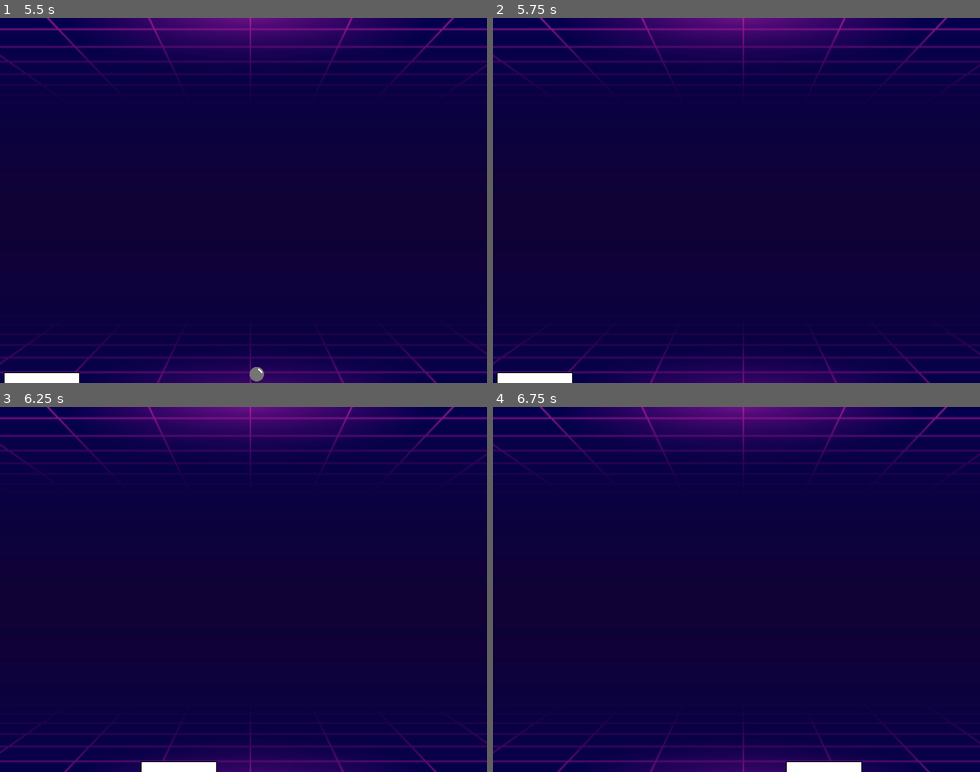
Above: before the commit, frames 1-4 (two rows, left to right).
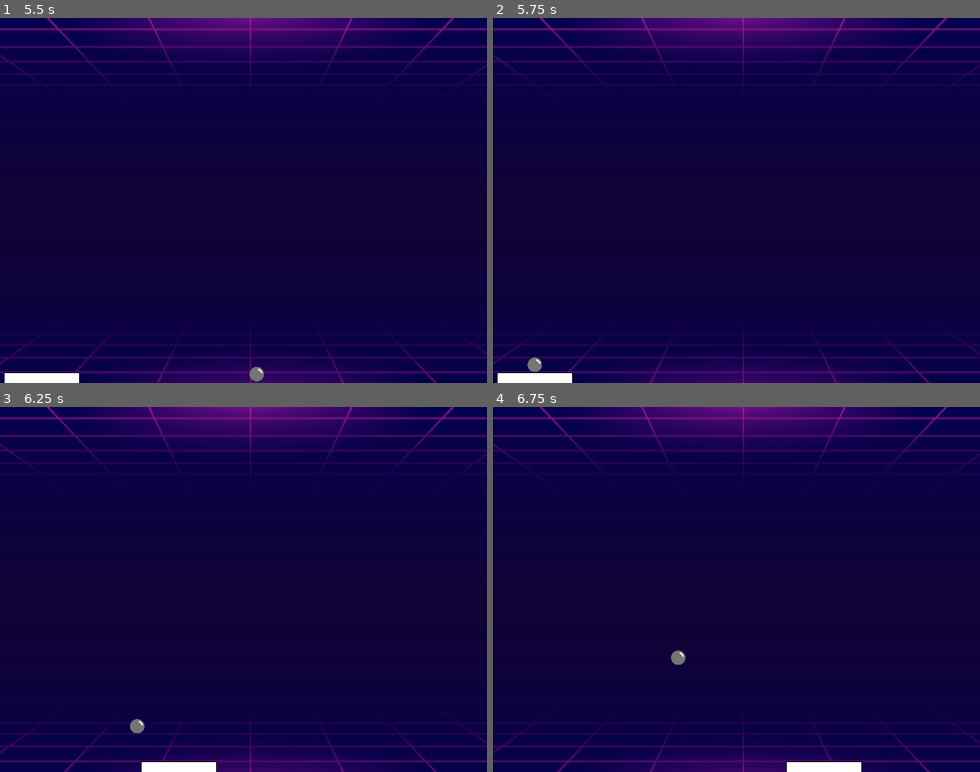
Above: after the commit, the same moments.

Repository: fabiolrodriguez/roguebrick
Game: Godot game, scene res://scenes/wrold.tscn
Same seed, same stepped clock (60 frames per second), same inputs: the game is played once before the commit and once after it.
Inputs:
- Up to frame 1 (5.5 s): tap Enter (ui_accept) at 0.5, 0.77, 1.52, 3.02, 3.77, 4.52 s; hold Right (ui_right) 0.53-1.28 s; hold Left (ui_left) 1.28-2.03 s; hold Right (ui_right) 2.03-3.53 s; hold Left (ui_left) from 3.53 s (still down)
- Up to frame 2 (5.75 s): keep holding Left (ui_left)
- Up to frame 3 (6.25 s): release Left (ui_left) at 5.78 s; hold Right (ui_right) from 5.78 s (still down); tap Enter (ui_accept) at 6.02 s
- Up to frame 4 (6.75 s): keep holding Right (ui_right)

Frame 1 is identical in both runs. In frame 2, 0.1% of the frame differs, in the area x 7-10%, y 92-97%; in frame 3, less than 0.1%; in frame 4, less than 0.1%.

Commit message:
fix stick_to_player function and deadzone detection

Diff:
--- a/scenes/player.tscn
+++ b/scenes/player.tscn
@@ -8,14 +8,14 @@
 
 [node name="player" type="Node2D" unique_id=844076782]
 
-[node name="CharacterBody2D" type="CharacterBody2D" parent="." unique_id=419524067]
+[node name="paddle" type="CharacterBody2D" parent="." unique_id=419524067]
 collision_layer = 8
 collision_mask = 7
 script = ExtResource("1_g2els")
 
-[node name="texture" type="Sprite2D" parent="CharacterBody2D" unique_id=606745247]
+[node name="texture" type="Sprite2D" parent="paddle" unique_id=606745247]
 texture = ExtResource("2_qhqgy")
 
-[node name="collider" type="CollisionShape2D" parent="CharacterBody2D" unique_id=185734391]
+[node name="collider" type="CollisionShape2D" parent="paddle" unique_id=185734391]
 shape = SubResource("RectangleShape2D_dqkch")
 debug_color = Color(0.6540413, 0.51670396, 0.10081378, 0.41960785)
--- a/scripts/ball.gd
+++ b/scripts/ball.gd
@@ -1,21 +1,23 @@
 extends CharacterBody2D
 
 @export var speed := 220.0
-@export var player_path:= "../../player"
+@export var player_path: NodePath =  NodePath("../../player")
 @export var launch_offset_y := 20.0
 
 var is_stuck := true
 var start_direction := Vector2(0.7, -1).normalized()
 
 @onready var player = get_node(player_path)
+@onready var player_root: Node2D = get_node(player_path)
+@onready var paddle: Node2D = player_root.get_node("paddle")
 
 func _ready():
 	stick_to_player()
 
 func _physics_process(delta):
 	if is_stuck:
-		global_position.x = player.global_position.x
-		global_position.y = player.global_position.y - launch_offset_y
+		global_position.x = paddle.global_position.x
+		global_position.y = paddle.global_position.y - launch_offset_y
 
 		if Input.is_action_just_pressed("ui_accept"):
 			launch()
@@ -33,5 +35,5 @@
 func stick_to_player():
 	is_stuck = true
 	velocity = Vector2.ZERO
-	global_position.x = player.global_position.x
-	global_position.y = player.global_position.y - launch_offset_y
+	global_position.x = paddle.global_position.x
+	global_position.y = paddle.global_position.y - launch_offset_y
--- a/scripts/main.gd
+++ b/scripts/main.gd
@@ -7,6 +7,5 @@
 func _on_deadzone_body_entered(body):
 	print(body)
 	print(body.get_script())
-	#if body.name == "ball":
-		#print("ma oeee")
-		#body.stick_to_player()
+	if body.name == "ball":
+		body.call_deferred("stick_to_player")
